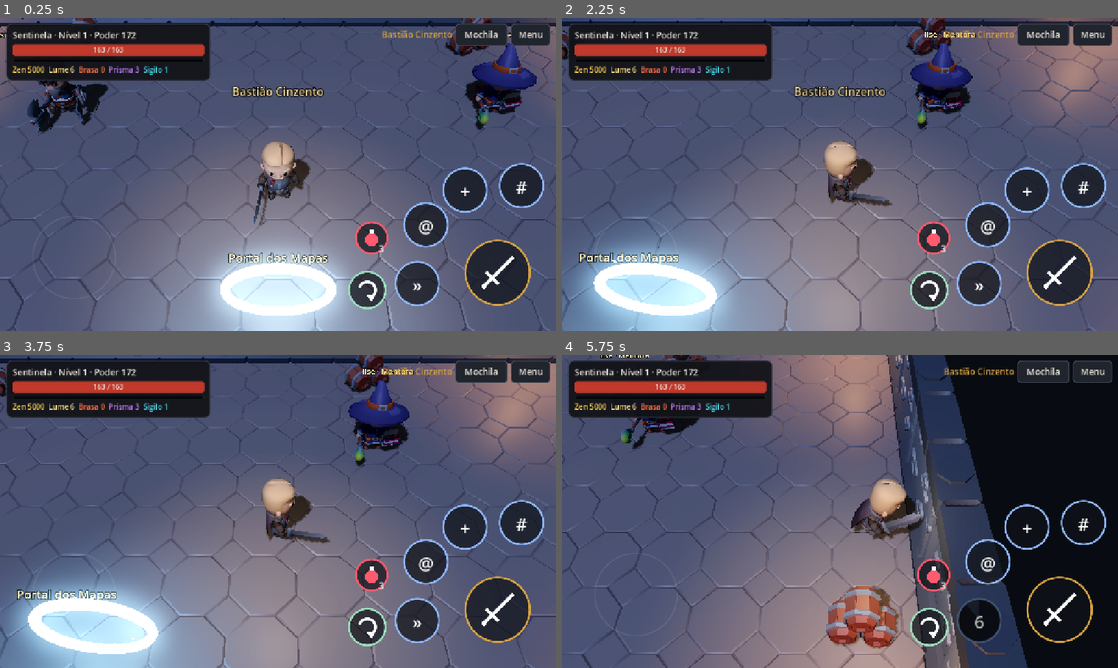
Above: before the commit, frames 1-4 (two rows, left to right).
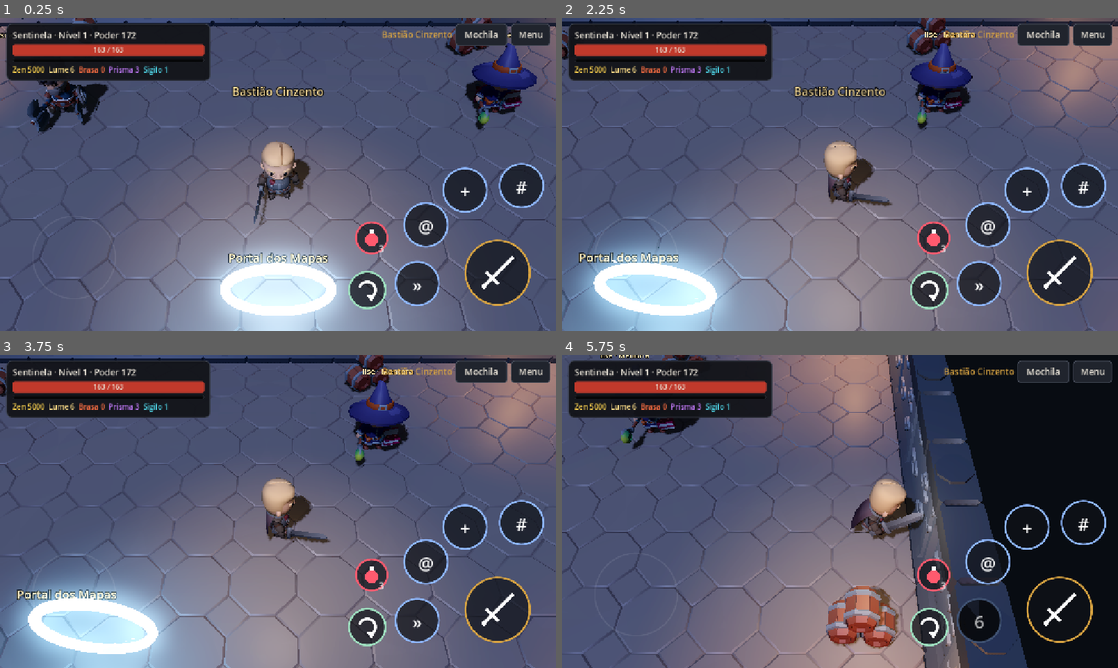
Above: after the commit, the same moments.

Repository: dev-vra/arpg
Game: Godot game, scene res://game/main.tscn
Same seed, same stepped clock (60 frames per second), same inputs: the game is played once before the commit and once after it.
Inputs (mouse positions are in pixels of both pictures, inside the frame that each line leads up to):
- Up to frame 1 (0.25 s): no input
- Up to frame 2 (2.25 s): tap Enter at 0.5 s; move the mouse to (962, 158) at 0.52 s; hold D (move_right) 0.53-1.25 s; tap I at 0.6 s; click (962, 158) at 0.67 s; tap Space at 0.77 s; click "Mochila" at 1.25 s; click "Fechar" at 2 s
- Up to frame 3 (3.75 s): click "Menu" at 2.75 s; click "Fechar" at 3.5 s
- Up to frame 4 (5.75 s): drag from (728, 527) to (812, 574) at 4.27 s; move the mouse to (895, 442) at 5.02 s; hold D (move_right) from 5.03 s (still down); tap 1 at 5.1 s

The runs differ from the first frame. In frame 1, 0.2% of the frame differs, in the area x 0-93%, y 0-59%; in frame 2, less than 0.1%; in frame 3, less than 0.1%; in frame 4, 0.2%, in the area x 10-66%, y 0-91%.

Commit message:
APK de teste abaixo de 30 MB: biblioteca de animação compartilhada
Só o Skeleton_Minion importa animações (15 fps, sem LOD); os demais bonecos
recebem a mesma biblioteca em tempo de execução (mesmo rig KayKit). Arquivos
.import passam a ser versionados, como o Godot recomenda. Remove o
Rogue_Hooded, que não era usado.

Co-Authored-By: Claude Opus 5.5 <noreply@anthropic.com>
Claude-Session: https://claude.ai/code/session_016RSYxzCb4tD3gAgd8cMzYd

Diff:
--- /dev/null
+++ b/game/actors/anim_lib.gd
@@ -0,0 +1,35 @@
+## Biblioteca de animação única para todos os bonecos KayKit (mesmo rig).
+## Só o Skeleton_Minion importa animações (a 15 fps); os outros modelos vêm sem
+## e recebem esta biblioteca em tempo de execução. Economiza ~8 MB no APK.
+extends RefCounted
+
+const SOURCE := "res://assets/kaykit/chars/Skeleton_Minion.glb"
+const LOOPING := ["Idle", "Running", "Walking", "Blocking", "Spellcasting", "_Idle", "Inactive"]
+
+static var _lib: AnimationLibrary
+
+
+static func library() -> AnimationLibrary:
+	if _lib:
+		return _lib
+	var src: Node = load(SOURCE).instantiate()
+	var ap: AnimationPlayer = src.find_child("AnimationPlayer", true, false)
+	_lib = ap.get_animation_library("")
+	for name in _lib.get_animation_list():
+		for key in LOOPING:
+			if key in name:
+				_lib.get_animation(name).loop_mode = Animation.LOOP_LINEAR
+	src.free()
+	return _lib
+
+
+## Garante um AnimationPlayer com a biblioteca compartilhada no modelo.
+static func attach(model: Node) -> AnimationPlayer:
+	var ap: AnimationPlayer = model.find_child("AnimationPlayer", true, false)
+	if ap == null:
+		ap = AnimationPlayer.new()
+		ap.name = "AnimationPlayer"
+		model.add_child(ap)
+	if not ap.has_animation_library(""):
+		ap.add_animation_library("", library())
+	return ap
--- a/game/actors/hero_visual.gd
+++ b/game/actors/hero_visual.gd
@@ -7,6 +7,7 @@
 const GEAR_SHADER = preload("res://game/shaders/gear.gdshader")
 const SetBonus = preload("res://core/set_bonus.gd")
 const Fx = preload("res://game/fx/fx.gd")
+const AnimLib = preload("res://game/actors/anim_lib.gd")
 
 const SHIELD_BY_RARITY := {"common": "Round_Shield", "superior": "Rectangle_Shield", "ancestral": "Badge_Shield", "socketed": "Badge_Shield", "relic": "Spike_Shield"}
 const CLOTH := Color("#6b5a48")
@@ -26,7 +27,7 @@
 	model = load("res://assets/kaykit/chars/Knight.glb").instantiate()
 	add_child(model)
 	skeleton = model.find_child("Skeleton3D", true, false)
-	anim = model.find_child("AnimationPlayer", true, false)
+	anim = AnimLib.attach(model)
 	for mi in model.find_children("*", "MeshInstance3D", true, false):
 		var src: StandardMaterial3D = mi.mesh.surface_get_material(0)
 		var m := ShaderMaterial.new()
--- a/game/actors/mob.gd
+++ b/game/actors/mob.gd
@@ -8,6 +8,7 @@
 
 const GEAR_SHADER = preload("res://game/shaders/gear.gdshader")
 const Fx = preload("res://game/fx/fx.gd")
+const AnimLib = preload("res://game/actors/anim_lib.gd")
 const Projectile = preload("res://game/actors/projectile.gd")
 
 var def: Dictionary
@@ -57,7 +58,7 @@
 	model = load("res://assets/kaykit/chars/%s.glb" % def["model"]).instantiate()
 	model.scale = Vector3.ONE * sc
 	add_child(model)
-	anim = model.find_child("AnimationPlayer", true, false)
+	anim = AnimLib.attach(model)
 	var sk: Skeleton3D = model.find_child("Skeleton3D", true, false)
 	_attach(sk, "handslot.r", def.get("weapon", ""))
 	_attach(sk, "handslot.l", def.get("offhand", ""))
--- a/game/world/interactable.gd
+++ b/game/world/interactable.gd
@@ -3,6 +3,7 @@
 extends Node3D
 
 const Fx = preload("res://game/fx/fx.gd")
+const AnimLib = preload("res://game/actors/anim_lib.gd")
 
 var kind := ""
 var title := ""
@@ -25,10 +26,10 @@
 		var m: Node3D = load(model_path).instantiate()
 		add_child(m)
 		m.rotation.y = 0.0
-		var ap: AnimationPlayer = m.find_child("AnimationPlayer", true, false)
-		if ap and anim_name != "" and ap.has_animation(anim_name):
-			ap.play(anim_name)
-			ap.get_animation(anim_name).loop_mode = Animation.LOOP_LINEAR
+		if anim_name != "":
+			var ap := AnimLib.attach(m)
+			if ap.has_animation(anim_name):
+				ap.play(anim_name)
 	if kind in ["portal", "exit"]:
 		_portal_fx(Color("#7fd1ff") if kind == "portal" else Color("#8dff9a"))
 	var l := Label3D.new()
Not shown, added: assets/kaykit/chars/Barbarian.glb.import
Not shown, added: assets/kaykit/chars/Barbarian_barbarian_texture.png.import
Not shown, added: assets/kaykit/chars/Knight.glb.import
Not shown, added: assets/kaykit/chars/Knight_knight_texture.png.import
Not shown, added: assets/kaykit/chars/Mage.glb.import
Not shown, added: assets/kaykit/chars/Mage_mage_texture.png.import
Binary file removed: assets/kaykit/chars/Rogue_Hooded.glb
Not shown, added: assets/kaykit/chars/Rogue_Hooded_rogue_texture.png.import
Not shown, added: assets/kaykit/chars/Skeleton_Mage.glb.import
Not shown, added: assets/kaykit/chars/Skeleton_Mage_skeleton_texture.png.import
Not shown, added: assets/kaykit/chars/Skeleton_Minion.glb.import
Not shown, added: assets/kaykit/chars/Skeleton_Minion_skeleton_texture.png.import
(and 82 more such lines)
